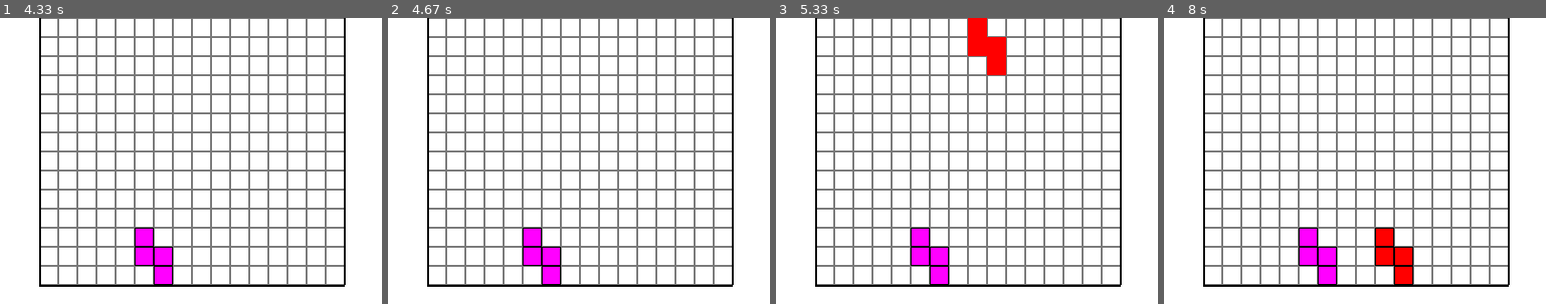
Above: before the commit, frames 1-4 (left to right).
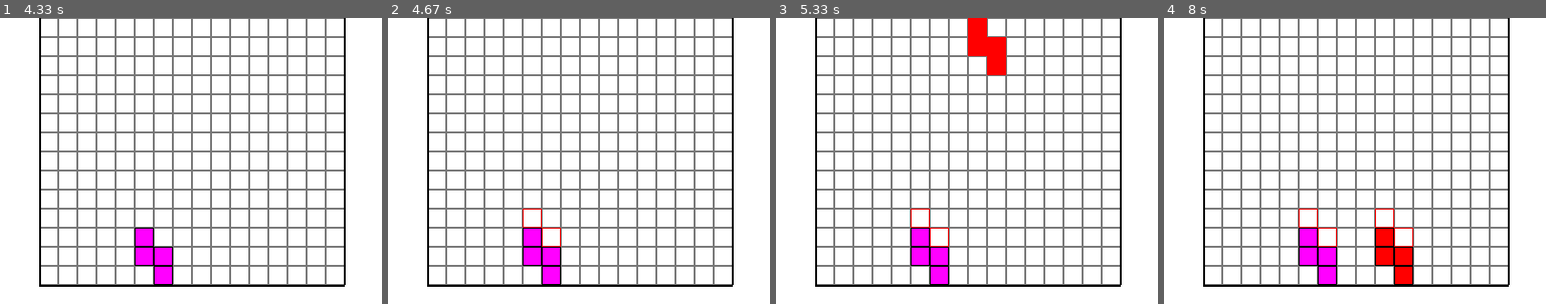
Above: after the commit, the same moments.

Repository: antikaka/pygame_tetris
Game: pygame game, started from main.py
Same seed, same stepped clock (60 frames per second), same inputs: the game is played once before the commit and once after it.
Inputs:
- Up to frame 1 (4.33 s): hold Right 0.33-0.8 s; hold Right 0.83-1.33 s; hold Left 1.37-2.1 s; hold Down 2.13-2.98 s; hold Left 3.02-3.42 s; hold Right 3.45-4.08 s; hold Down from 4.12 s (still down); tap Space at 4.18 s
- Up to frame 2 (4.67 s): keep holding Down
- Up to frame 3 (5.33 s): release Down at 4.77 s; hold Left 4.8-5.27 s; tap Space at 4.87, 5.17 s; hold Right from 5.3 s (still down)
- Up to frame 4 (8 s): tap Space at 5.37, 5.87, 6.55, 7.38 s; release Right at 5.77 s; hold Right 5.8-6.45 s; hold Left 6.48-7.28 s; hold Down from 7.32 s (still down)
The pictures show only the part of the screen within x 25-75%, y 50-100%; the shares and areas given below are measured in that part.

Frame 1 is identical in both runs. In frame 2, 0.1% of the frame differs, in the area x 35-46%, y 66-80%; in frame 3, 0.1%; in frame 4, 0.3%, in the area x 35-66%, y 66-80%.

Commit message:
0.21v -Fixed playfield_closed generation -Improved playfield_active generation

Diff:
--- a/main.py
+++ b/main.py
@@ -20,17 +20,16 @@
                 t_rect2[0] = 520
             x_fix = 0
 
-
         case 2:
             t_rect1[0], t_rect1[1], t_rect1[2], t_rect1[3] = t_rect1[0], t_rect1[1] - 40,  t_rect1[3], t_rect1[2]
             t_rect2[0], t_rect2[1], t_rect2[2], t_rect2[3] = t_rect2[0] + 20, t_rect2[1] - 20, t_rect2[3], t_rect2[2]
             if t_rect1[0] < 240:
                 t_rect1[0] = 240
-                t_rect2[0] = 240
+                t_rect2[0] = 260
 
             if t_rect1[0] > 520:
                 t_rect1[0] = 520
-                t_rect2[0] = 520
+                t_rect2[0] = 540
             x_fix = 0
 
         case 3:
@@ -138,6 +137,7 @@
             if t_rect1[0] < 240:
                 t_rect1[0] = 240
                 t_rect2[0] = 280
+
             if t_rect1[0] > 500:
                 t_rect1[0] = 500
                 t_rect2[0] = 540
@@ -148,9 +148,10 @@
             t_rect2[0], t_rect2[1] = t_rect1[0] + 20, t_rect1[1] + 40
             if t_rect1[0] < 240:
                 t_rect1[0] = 240
-                t_rect2[0] = 240
-            if t_rect2[0] > 520:
-                t_rect2[0] = 520
+                t_rect2[0] = 260
+
+            if t_rect2[0] > 540:
+                t_rect2[0] = 540
                 t_rect1[0] = 520
             x_fix = 0
 
@@ -279,10 +280,11 @@
 
 
 
+
 pg.init()
 
 width, height = 800, 600
-screen = pg.display.set_mode((width, height))
+screen = pg.display.set_mode((width, height), pg.DOUBLEBUF)
 clock = pg.time.Clock()
 def_font = pg.font.get_default_font()
 font = pg.font.Font(def_font, 10)
@@ -323,6 +325,7 @@
 go_left = True
 go_right = True
 new_piece = False
+poof = False
 
 speed = 3
 pg.key.set_repeat(500, 50)
@@ -338,6 +341,11 @@
     line_y += 20
 
 playfield_closed = []
+playfield_active = []
+playfield_closed_sqs = []
+
+pg.event.set_allowed([pg.QUIT, pg.KEYDOWN, pg.KEYUP])
+
 while True:
     clock.tick(speed)
 
@@ -365,13 +373,36 @@
     start_button = pg.Rect(0, 10, 20, 20)
     pg.draw.rect(screen, (255, 0, 0), start_button)
 
-
-    playfield_active = []
+    if poof:
+        playfield_active = []
+
+    playfield_closed_sqs = []
     for sq_c in playfield_closed:
+        playfield_closed_sqs.append(sq_c[2])
+
+    poof = False
+    for line in line_dict.values():
+        check = line.collidelistall(playfield_closed_sqs)
+        if len(check) == 16:
+            print(check)
+            for sq_num in check:
+                print(sq_num, playfield_closed_sqs[sq_num])
+            poof = True
+            print("POOF")
+            for sq_num in check:
+                for sq_c in playfield_closed:
+                    if playfield_closed_sqs[sq_num] == sq_c[2]:
+                        playfield_closed.remove(sq_c)
+
+            for sq_c in playfield_closed:
+                if sq_c[2][1] < line[1]:
+                    sq_c[2][1] += 20
+
+
+    for sq_c in playfield_closed_sqs:
         for sq in playfield_list:
-            if sq not in playfield_closed and sq_c[2][0] == sq[0] and sq_c[2][1] - 20 == sq[1]:
+            if sq not in playfield_closed_sqs and sq not in playfield_active and sq_c[0] == sq[0] and sq_c[1]  - 20 == sq[1]:
                 playfield_active.append(sq)
-
 
     playfield_active_bottoms = []
     for sq in playfield_active:
@@ -436,9 +467,12 @@
         for sq in playfield_list:
             for piece in piece_list:
                 if sq.colliderect(piece[2]):
-                    playfield_closed.append((screen, piece[1], sq))
+                    if (screen, piece[1], sq) in playfield_closed:
+                        pass
+                    else:
+                        playfield_closed.append((screen, piece[1], sq))
         piece_list.clear()
-
+        print("playfield closed", len(playfield_closed))
         new_piece = False
 
     if piece_y > 40:
@@ -451,23 +485,23 @@
             random_shape = random.choice(shape_list)
             random_color = random.choice(colors)
             piece_x, piece_y = start_pos[0], start_pos[1]
-            t_rect1, t_rect2, x_fix = random_shape(count, piece_x, piece_y)
-
-
-
-
-
-    for bottom_act in playfield_active_bottoms:
-        if bottom_act.colliderect(t_rect1) or bottom_act.colliderect(t_rect2):
-            print("collide2")
-            piece_count += 1
-            new_piece = True
-            piece_list.append((screen, random_color, t_rect1))
-            piece_list.append((screen, random_color, t_rect2))
-            random_shape = random.choice(shape_list)
-            random_color = random.choice(colors)
-            piece_x, piece_y = start_pos[0], start_pos[1]
-            t_rect1, t_rect2, x_fix = random_shape(count, piece_x, piece_y)
+
+
+
+
+
+    if not new_piece:
+        for bottom_act in playfield_active_bottoms:
+            if bottom_act.colliderect(t_rect1) or bottom_act.colliderect(t_rect2):
+                print("collide2")
+                piece_count += 1
+                new_piece = True
+                piece_list.append((screen, random_color, t_rect1))
+                piece_list.append((screen, random_color, t_rect2))
+                random_shape = random.choice(shape_list)
+                random_color = random.choice(colors)
+                piece_x, piece_y = start_pos[0], start_pos[1]
+                break
 
     t_rect1, t_rect2, x_fix = random_shape(count, piece_x, piece_y)
 
@@ -481,24 +515,8 @@
         pg.draw.rect(*sq)
         pg.draw.rect(screen, (0, 0, 0), sq[2], 1)
 
-    playfield_closed_sqs = []
-    for sq_c in playfield_closed:
-        playfield_closed_sqs.append(sq_c[2])
-
-    for line in line_dict.values():
-        check = line.collidelistall(playfield_closed_sqs)
-        if len(check) == 16:
-            print("POOF")
-            for sq_num in check:
-                for sq_c in playfield_closed:
-                    if playfield_closed_sqs[sq_num] == sq_c[2]:
-                        playfield_closed.remove(sq_c)
-
-            for sq_c in playfield_closed:
-                if sq_c[2][1] < line[1]:
-                    sq_c[2][1] += 20
-
-
+    for sq in playfield_active:
+        pg.draw.rect(screen, (255, 0, 0), sq, 1)
 
     piece_x = t_rect1[0] + x_fix
     piece_x, piece_y = drop(piece_x, piece_y)
Not shown, changed: todo.txt
